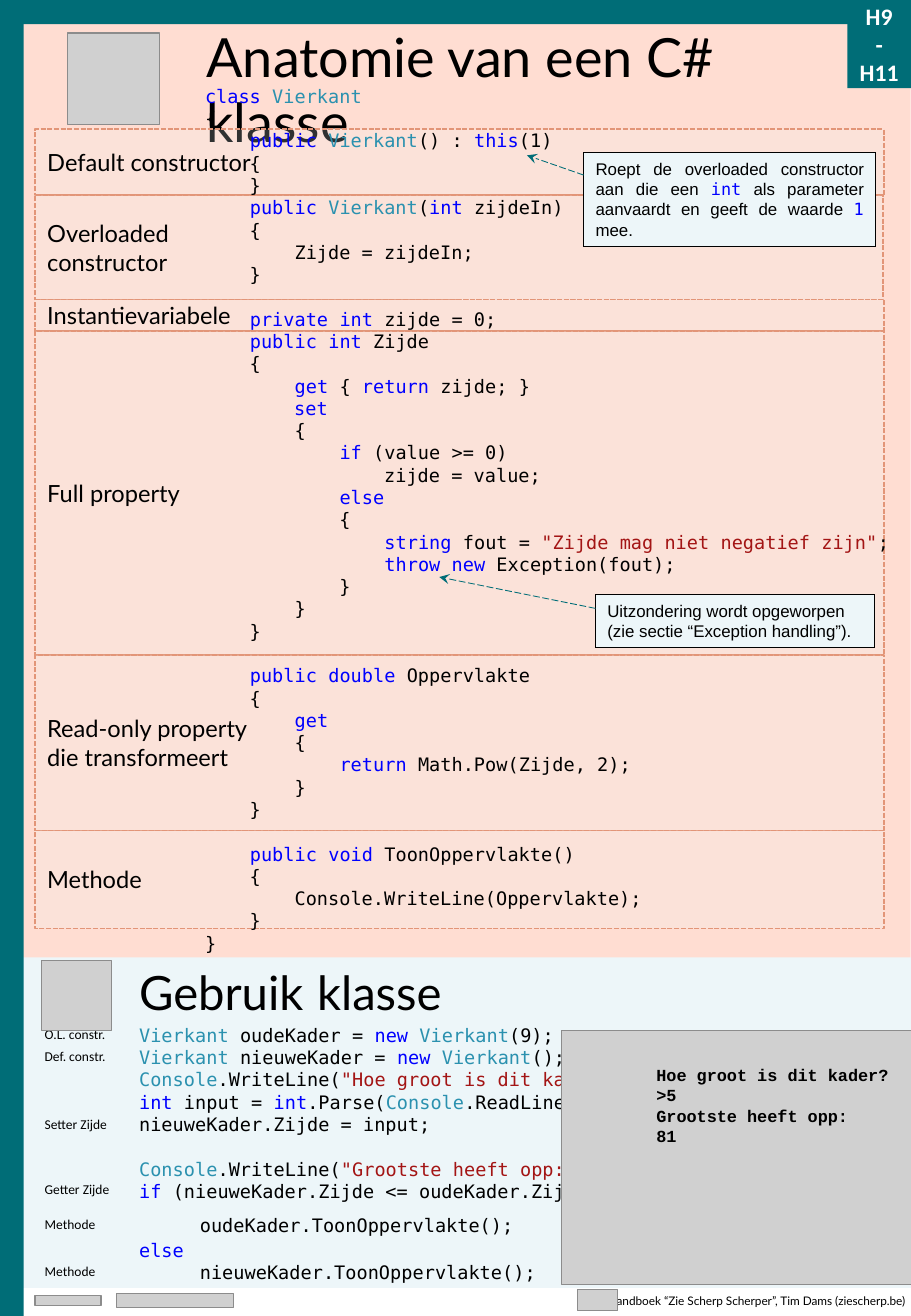
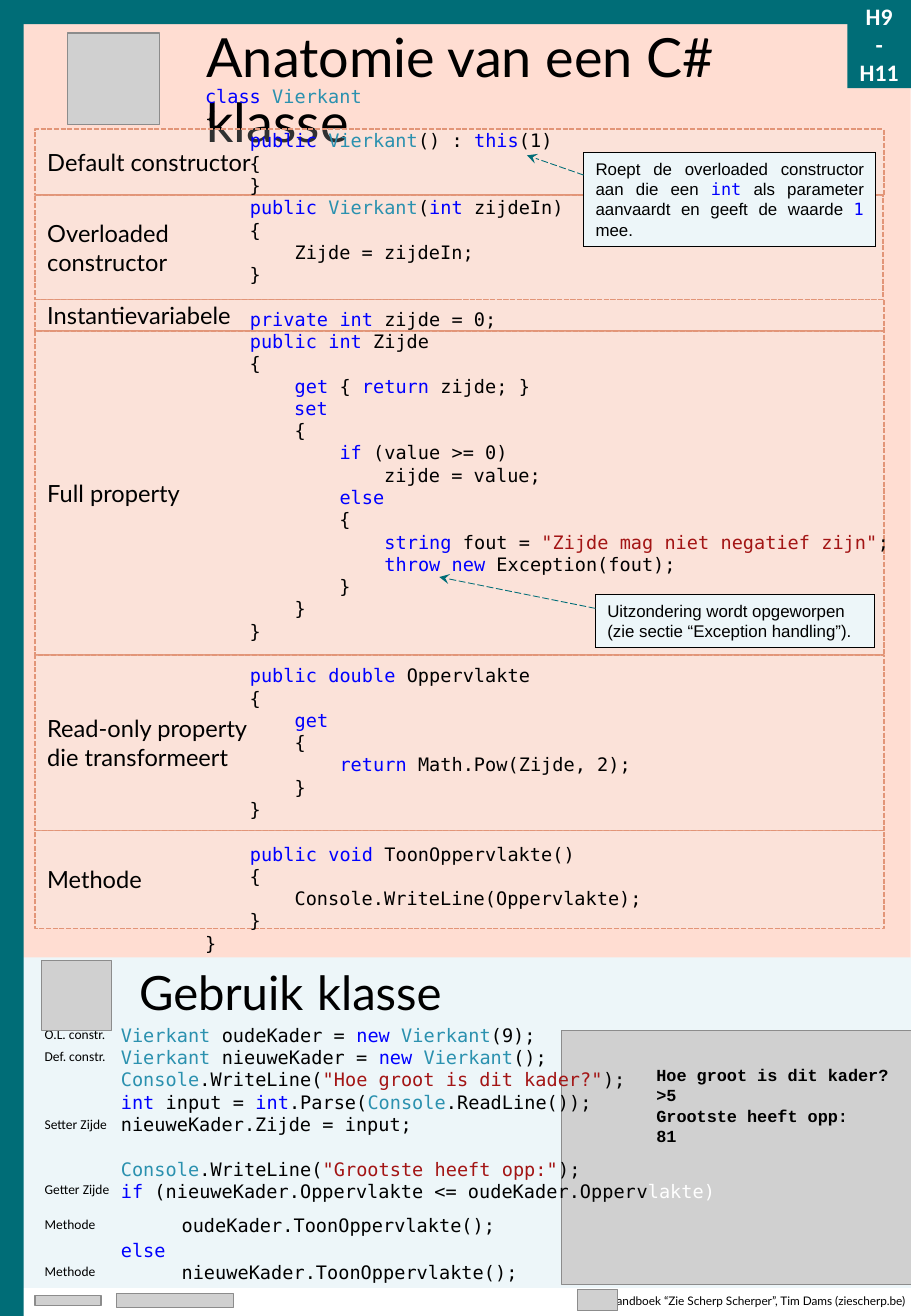
Before and after one commit to timdams/ziescherpscherper_gitbook, a slide deck: slide 1 of _SLIDES/anatomie van een klasse - zie scherp scherp infographic - kopie.pptx. Drawn at 911x1316 pixels with LibreOffice and Linux fonts; fonts in the diff are those of the drawing; grey boxes stand for pictures; background and template pictures are left out. Boxes give left, top, right and bottom in pixels: in the first picture for what was removed or moved away, otherwise in the second. Text is boxed around its words. In the diff, an @@ line names an element or a change of style, - is before the commit and + after.

Commit message:
nieuwe cheat sheet

```diff
--- a/_SLIDES/anatomie van een klasse - zie scherp scherp infographic - kopie.pptx
+++ b/_SLIDES/anatomie van een klasse - zie scherp scherp infographic - kopie.pptx
@@ text "Vierkant oudeKader = new Vierkant(9);" moved from (x1=139, y1=1028, x2=643, y2=1283) to (x1=121, y1=1028, x2=715, y2=1283) @@
@@ text at (x1=121, y1=1183, x2=715, y2=1203): text changed @@
-if (nieuweKader.Zijde <= oudeKader.Zijde)
+if (nieuweKader.Oppervlakte <= oudeKader.Oppervlakte)
```
Also in this commit, not shown: 1 other slide changed, 1 other file.
